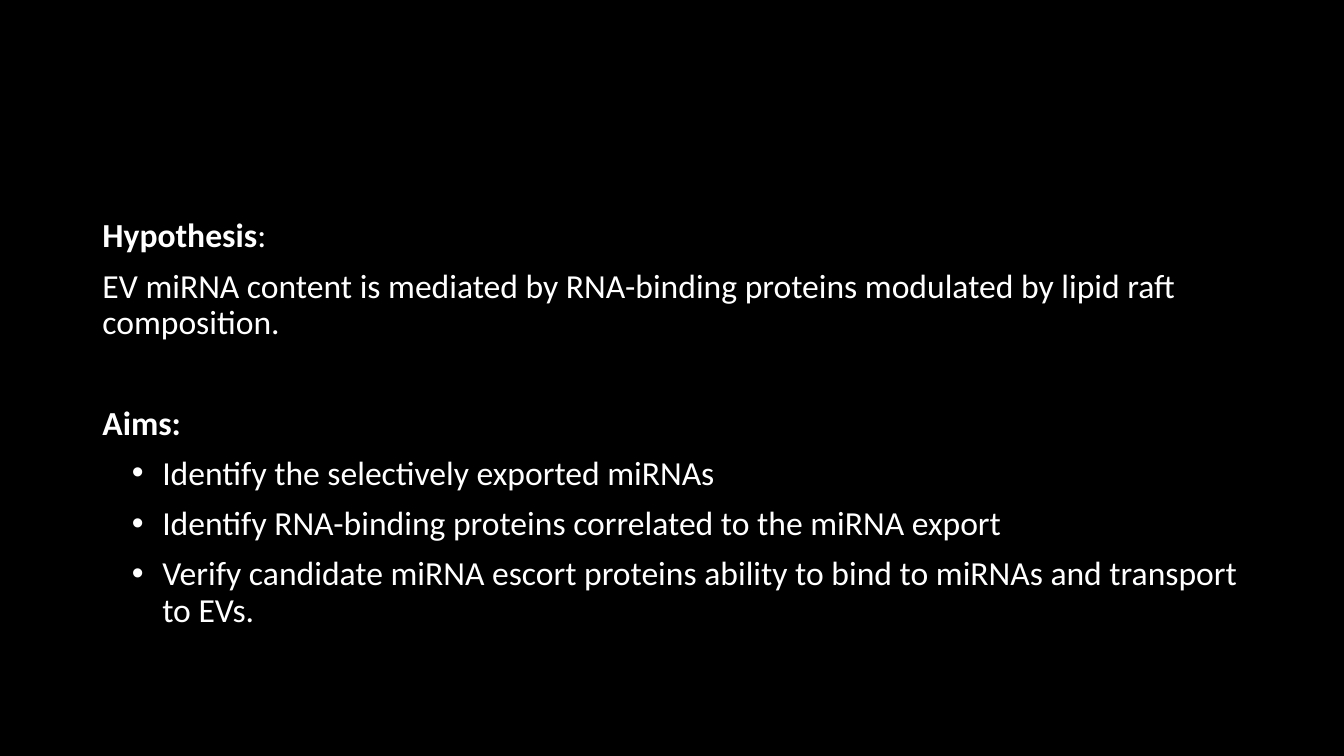
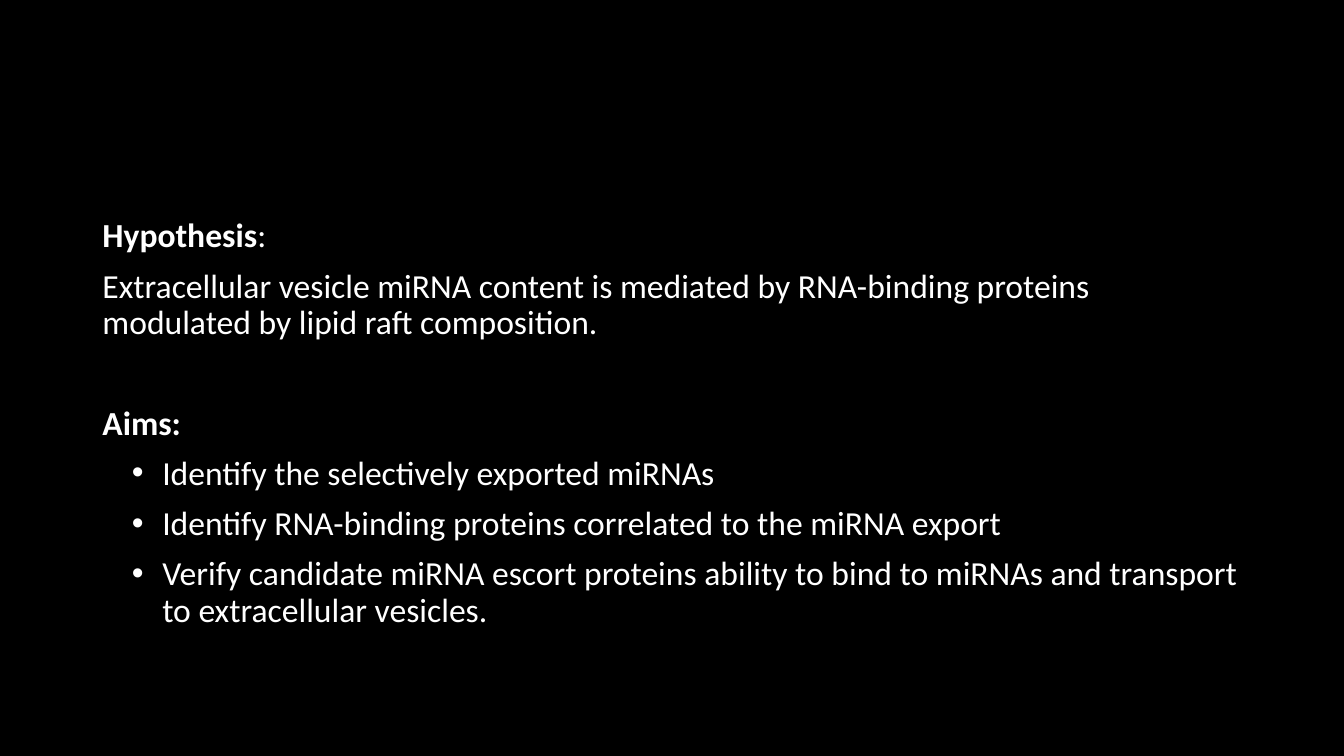
Before and after one commit to HarleyRobinson/Honours2, a slide deck: slide 7 of BackgroundInfo/Selective export of microRNA via extracellular vesicles (2).pptx (slide 8 before the commit). Drawn at 1344x756 pixels with LibreOffice and Linux fonts; fonts in the diff are those of the drawing; background and template pictures are left out. Boxes give left, top, right and bottom in pixels: in the first picture for what was removed or moved away, otherwise in the second. Text is boxed around its words. In the diff, an @@ line names an element or a change of style, - is before the commit and + after.

```diff
--- a/BackgroundInfo/Selective export of microRNA via extracellular vesicles (2).pptx
+++ b/BackgroundInfo/Selective export of microRNA via extracellular vesicles (2).pptx
@@ text at (102, 274, 1090, 340): text changed @@
-EV miRNA content is mediated by RNA-binding proteins modulated by lipid raft composition.
+Extracellular vesicle miRNA content is mediated by RNA-binding proteins modulated by lipid raft composition.
@@ text at (162, 561, 1236, 623): text changed @@
-• Verify candidate miRNA escort proteins ability to bind to miRNAs and transport to EVs.
+• Verify candidate miRNA escort proteins ability to bind to miRNAs and transport to extracellular vesicles.
```
Also in this commit, not shown: 10 other slides changed, 2 slides added, 1 slide removed, 26 other files.
